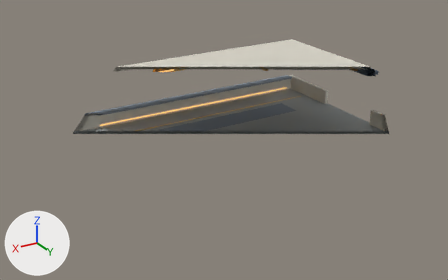
The Blender file models/assets/ships/salimon-scout/components/cabin-interior/source.blend, before and after one commit.
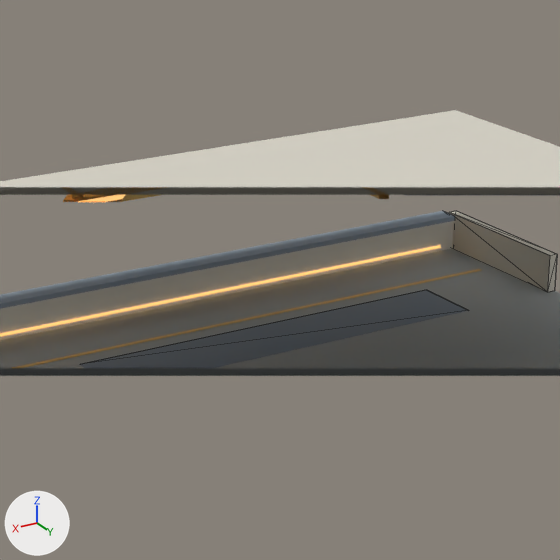
There are two pictures of each version: one whole from a 50 mm lens placed at (12.1, 21.04, 10.91), pointed at (-0.19, 0.56, 0.67), one close up on the part from 29% to 73% of the width and 0% to 71% of the height. Every picture has the same lights, and +X, +Y and +Z are marked at lower left. The older version's two pictures come first. The close-ups show mesh edges as thin lines. Everything nearer to the camera than a plane just in front of the edit is cut away.

The scene before the commit, as lines of its bpy script (objects in view):
```python
me_cabin_low_guidance_lights = bpy.data.meshes.new('Cabin_Low_Guidance_Lights')
me_cabin_low_guidance_lights.from_pydata(...)  # 48 vertices, 24 faces; spans x -7.1..3.4, y -4.46..4.46, z 0.32..0.37
me_cabin_low_guidance_lights.materials.append(mat_warm_lamp)  # orange #e1ad61, glowing orange #ffc57c
me_ceiling_inner = bpy.data.meshes.new('Ceiling_Inner')
me_ceiling_inner.from_pydata(...)  # 24 vertices, 12 faces; spans x -7.44..4.92, y -4.6..4.6, z 2.81..2.91
me_ceiling_inner.materials.append(mat_interior_light)  # light grey #ddd8cb
me_deck_copper_inlay = bpy.data.meshes.new('Deck_Copper_Inlay')
me_deck_copper_inlay.from_pydata(...)  # 48 vertices, 24 faces; spans x -7.1..3.2, y -3.22..3.22, z 0.25..0.26
me_deck_copper_inlay.materials.append(mat_copper_accent)  # beige #ebc076
ob_cabin_low_guidance_lights = bpy.data.objects.new('Cabin_Low_Guidance_Lights', me_cabin_low_guidance_lights)
ob_cabin_low_guidance_lights.parent = ob_interior
ob_cabin_low_guidance_lights.location = (0.0, 0.0, 0.0)
ob_ceiling_inner = bpy.data.objects.new('Ceiling_Inner', me_ceiling_inner)
ob_ceiling_inner.parent = ob_interior
ob_ceiling_inner.location = (0.0, 0.0, 0.0)
ob_deck_copper_inlay = bpy.data.objects.new('Deck_Copper_Inlay', me_deck_copper_inlay)
ob_deck_copper_inlay.parent = ob_interior
ob_deck_copper_inlay.location = (0.0, 0.0, 0.0)
# also in view: 'Cabin_Woven_Runners' at (-2.17, 0.0, 0.25); 'Aft_Bulkhead_Port' at (-7.48, -3.1, 0.59); 'Ceiling_Lamp_Housings' at (-1.3, 0.0, 2.75); 'Deck_Walkable' at (0.14, 0.0, 0.19); 'Wall_Port_Inner' at (-1.27, -4.53, 1.53)
```
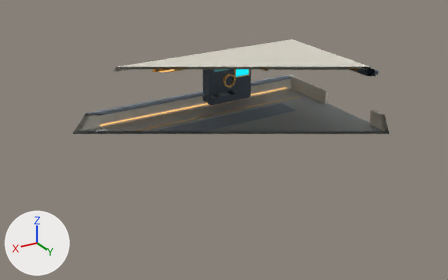
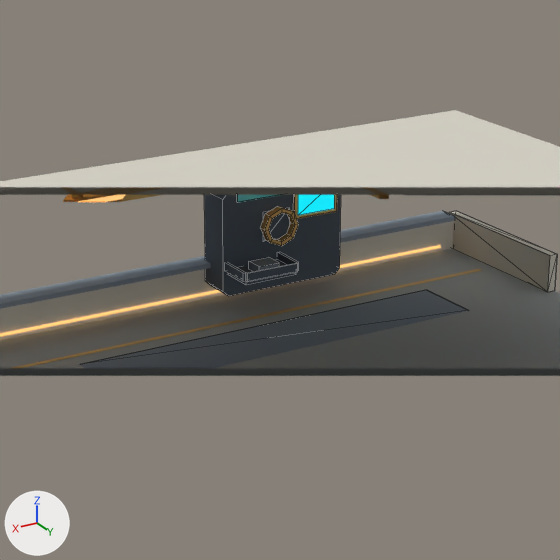
Pixel boxes (x1, y1, x2, y2) of what changed, in the close-ups (560 x 560 px):
'Fabricator_Chassis', added: after (204, 195, 341, 296)
'Fabricator_Tray', added: after (225, 252, 299, 285)
'Fabricator_Frame', added (beige): after (261, 195, 337, 246)
'Fabricator_Monitor', added (cyan): after (298, 195, 334, 215)
'Fabricator_Input', added: after (263, 208, 289, 242)
'Fabricator_Output', added: after (249, 257, 279, 271)
'Fabricator_Panels', added (mostly hidden): after (237, 195, 278, 202)

What changed in the scene script:
```text
Add me_fabricator_monitor_001:
    me_fabricator_monitor_001.from_pydata([(-4.175, -3.7, 2.245), (-4.175, -3.7, 1.755), (-3.425, -3.7, 1.755), (-3.425, -3.7, 2.245)], [], [(0, 2, 1), (0, 3, 2)])
    me_fabricator_monitor_001.materials.append(mat_cyan_display)  # cyan #21818e, glowing cyan #00e1f6
Add me_fabricator_input_001:
    me_fabricator_input_001.from_pydata([(-3.265, -3.73, 1.915), (-3.265, -3.73, 1.385), (-2.735, -3.73, 1.385), (-2.735, -3.73, 1.915)], [], [(0, 2, 1), (0, 3, 2)])
    me_fabricator_input_001.materials.append(mat_interior_dark)  # greyish blue #55616f
Add ob_fabricator_output:
    ob_fabricator_output = bpy.data.objects.new('Fabricator_Output', me_fabricator_output_001)  # a box spanning x -2.75..-2.35, y -3.575..-3.225, z 0.991..1.141; in mat_hull_ceramic (greyish blue #8695a4)
    ob_fabricator_output.parent = ob_interior
    ob_fabricator_output.location = (0.0, 0.0, 0.0)
Add ob_fabricator_tray:
    ob_fabricator_tray = bpy.data.objects.new('Fabricator_Tray', me_fabricator_tray_001)  # a box spanning x -3.05..-2.05, y -3.79..-3.15, z 0.89..0.99; a box spanning x -3.105..-3.055, y -3.79..-3.15, z 0.955..1.115; a box spanning x -2.045..-1.995, y -3.79..-3.15, z 0.955..1.115; a box spanning x -3.05..-2.05, y -3.14..-3.1, z 0.955..1.115; in mat_interior_dark (greyish blue #55616f)
    ob_fabricator_tray.parent = ob_interior
    ob_fabricator_tray.location = (0.0, 0.0, 0.0)
Add ob_fabricator_monitor:
    ob_fabricator_monitor = bpy.data.objects.new('Fabricator_Monitor', me_fabricator_monitor_001)
    ob_fabricator_monitor.parent = ob_interior
    ob_fabricator_monitor.location = (0.0, 0.0, 0.0)
Add ob_fabricator_input:
    ob_fabricator_input = bpy.data.objects.new('Fabricator_Input', me_fabricator_input_001)
    ob_fabricator_input.parent = ob_interior
    ob_fabricator_input.location = (0.0, 0.0, 0.0)
Add ob_fabricator_frame:
    ob_fabricator_frame = bpy.data.objects.new('Fabricator_Frame', me_fabricator_frame_001)  # 40 vertices, 30 faces; spans x -4.24..-2.66, y -3.75..-3.55, z 1.31..2.31; in mat_copper_accent (beige #ebc076)
    ob_fabricator_frame.parent = ob_interior
    ob_fabricator_frame.location = (0.0, 0.0, 0.0)
Add ob_fabricator_panels:
    ob_fabricator_panels = bpy.data.objects.new('Fabricator_Panels', me_fabricator_panels_001)  # a box spanning x -4.07..-2.22, y -3.75..-3.72, z 2.17..2.33; in mat_petrol_teal (cyan #69d3dd)
    ob_fabricator_panels.parent = ob_interior
    ob_fabricator_panels.location = (0.0, 0.0, 0.0)
Add ob_fabricator_chassis:
    ob_fabricator_chassis = bpy.data.objects.new('Fabricator_Chassis', me_fabricator_chassis_001)  # 16 vertices, 10 faces; spans x -4.35..-1.95, y -4.4..-3.76, z 0.5..2.4; in mat_hull_graphite (greyish blue #55616f)
    ob_fabricator_chassis.parent = ob_interior
    ob_fabricator_chassis.location = (0.0, 0.0, 0.0)
```
